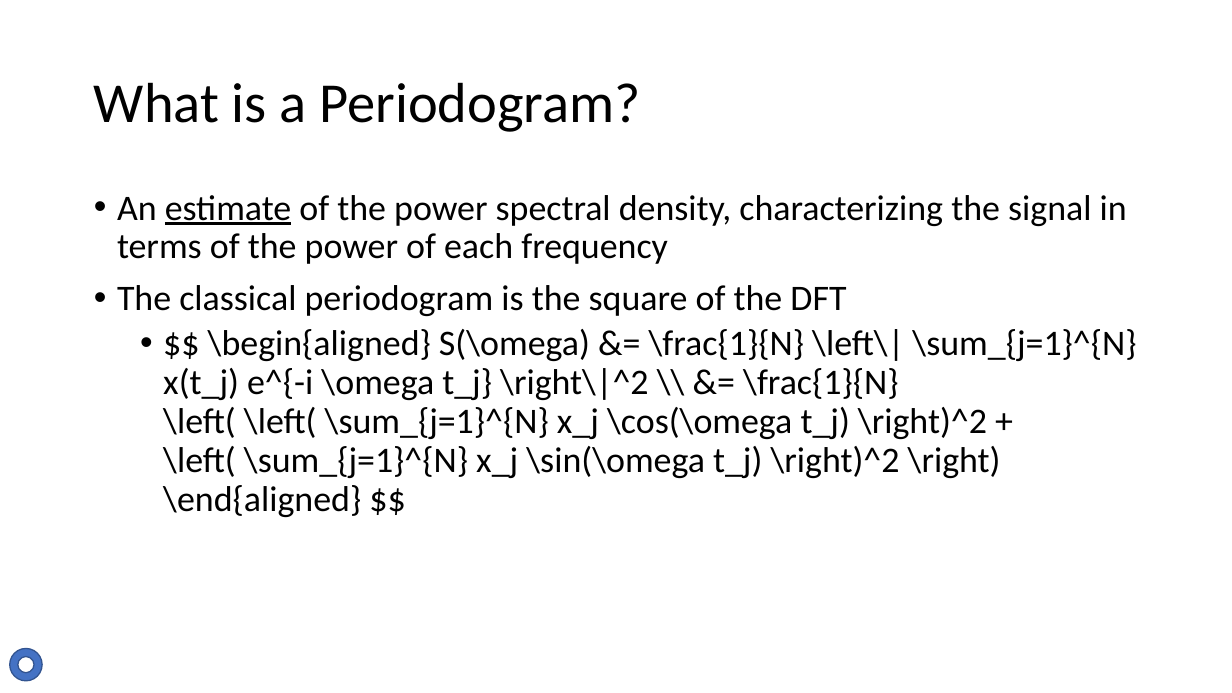
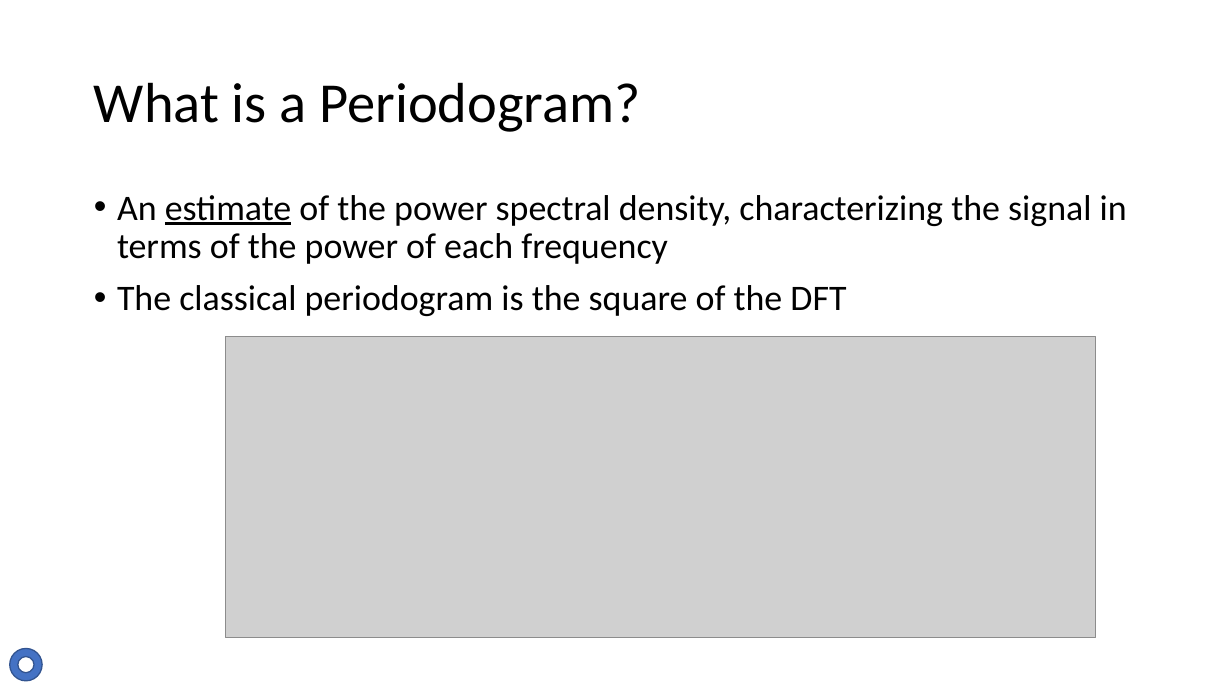
Before and after one commit to Tsintsuntsini/PHYS_581, a slide deck: slide 4 of Presentation2/The Lomb-Scargle Algorithm-v2.pptx. Drawn at 1232x693 pixels with LibreOffice and Linux fonts; fonts in the diff are those of the drawing; grey boxes stand for pictures. Boxes give left, top, right and bottom in pixels: in the first picture for what was removed or moved away, otherwise in the second. Text is boxed around its words. In the diff, an @@ line names an element or a change of style, - is before the commit and + after.

```diff
--- a/Presentation2/The Lomb-Scargle Algorithm-v2.pptx
+++ b/Presentation2/The Lomb-Scargle Algorithm-v2.pptx
@@ text at (x1=163, y1=329, x2=1136, y2=517): paragraph removed @@
-  • $$ \begin{aligned} S(\omega) &= \frac{1}{N} \left\| \sum_{j=1}^{N} x(t_j) e^{-i \omega t_j} \right\|^2 \\ &= \frac{1}{N} \left( \left( \sum_{j=1}^{N} x_j \cos(\omega t_j) \right)^2 + \left( \sum_{j=1}^{N} x_j \sin(\omega t_j) \right)^2 \right) \end{aligned} $$
@@ picture added at (x1=226, y1=336, x2=1096, y2=638) @@
```
Also in this commit, not shown: 3 other slides changed, 3 slides added, 1 slide removed.
